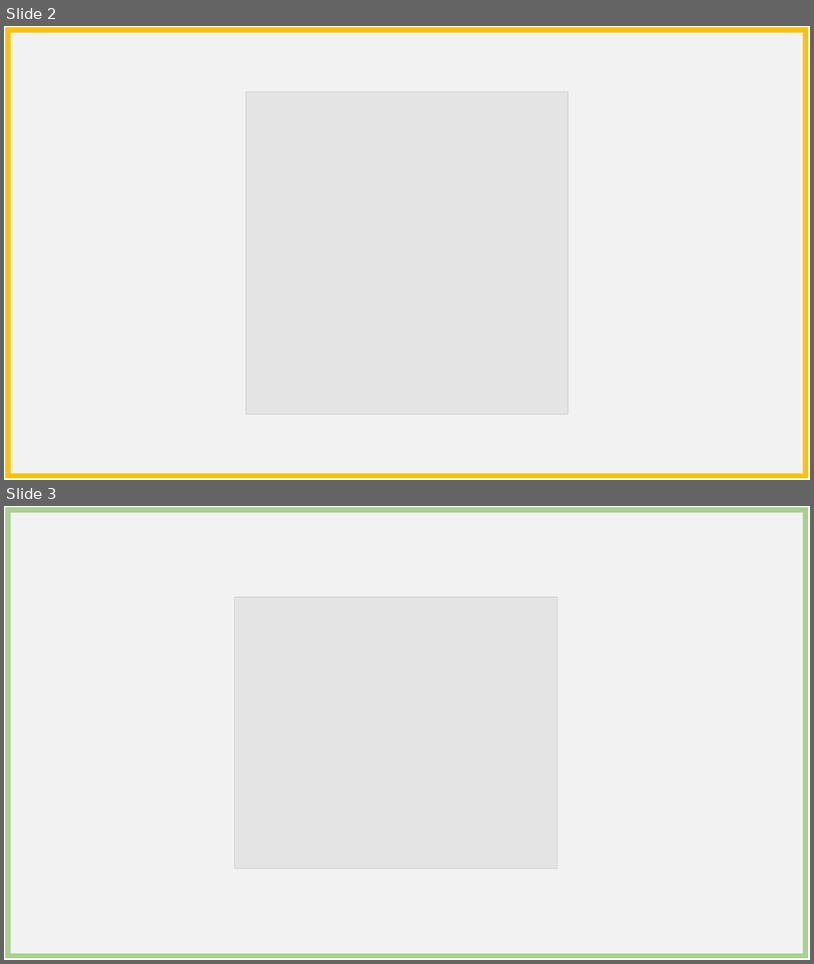
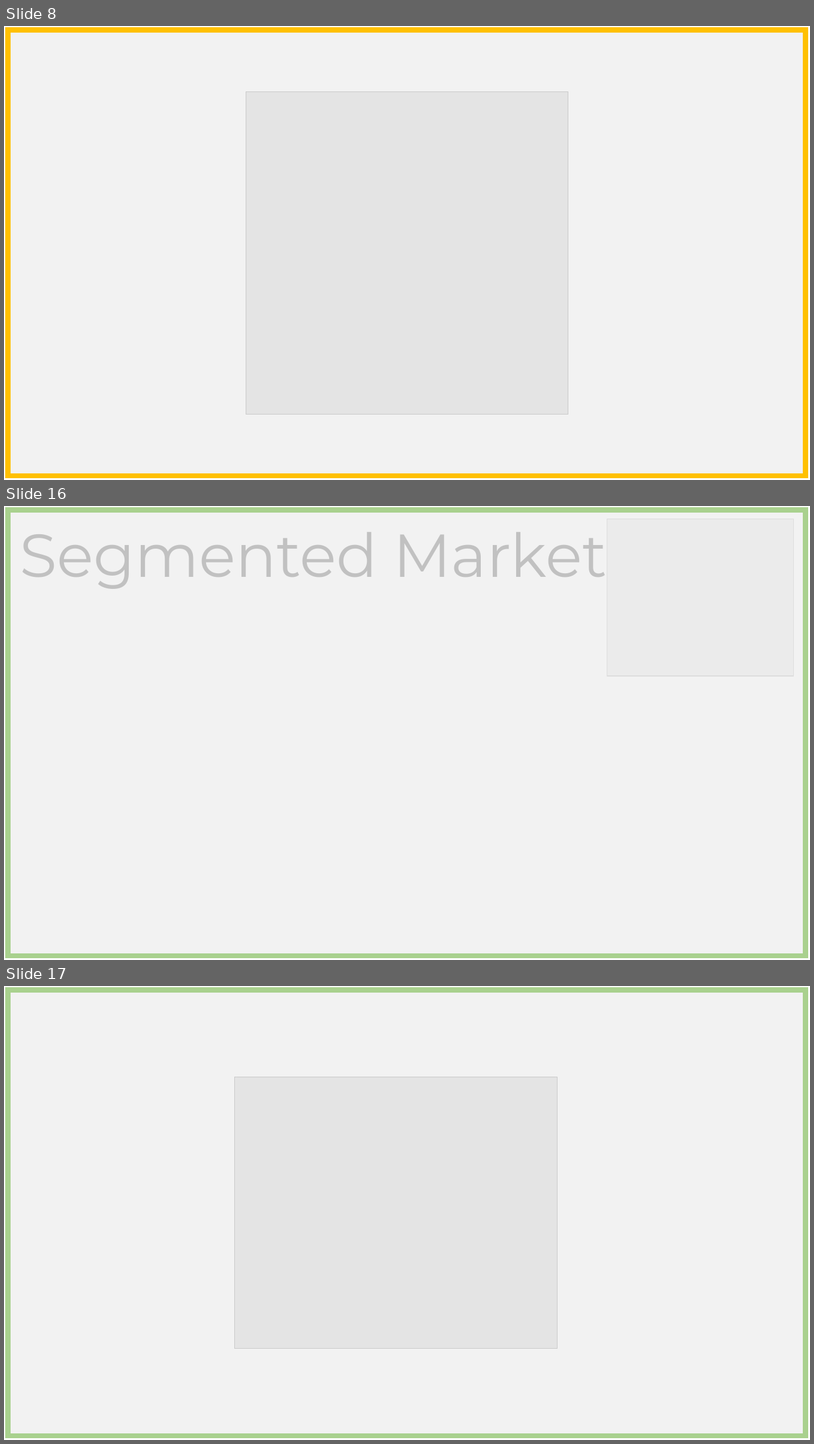
Before and after one commit to BPaaSModelling/Ontology4ModelingEnvironment, a slide deck: images/stickyNotes.pptx. Shown one above the other, each under a label of ours: slides 2 and 3 before the commit, slides 8, 16 and 17 after it; the slides between them are not shown. The pictures are 814x964 and 814x1444 pixels, drawn with LibreOffice and Linux fonts; fonts in the diff are those of the drawing; grey boxes stand for pictures. Boxes give left, top, right and bottom in pixels: in the first picture for what was removed or moved away, otherwise in the second. Text is boxed around its words. In the diff, an @@ line names an element or a change of style, - is before the commit and + after.

```diff
--- a/images/stickyNotes.pptx
+++ b/images/stickyNotes.pptx
@@ slide 16 added at (x1=4, y1=506, x2=810, y2=960), background #FFFFFF @@
@@ rectangle added at (x1=8, y1=510, x2=806, y2=955), fill #F2F2F2, outline #A9D18E 6 pt @@
@@ rectangle added at (x1=20, y1=514, x2=800, y2=694), fill #F2F2F2 at 80% opacity @@
@@ picture added at (x1=608, y1=519, x2=794, y2=675) @@
@@ text added at (x1=20, y1=532, x2=607, y2=589), 72 pt, text #000000 @@
+Segmented Market
@@ what was slide 2 is now slide 8 @@
@@ what was slide 3 is now slide 17 @@
```
Also in this commit, not shown: 13 other slides added, 15 other files.
